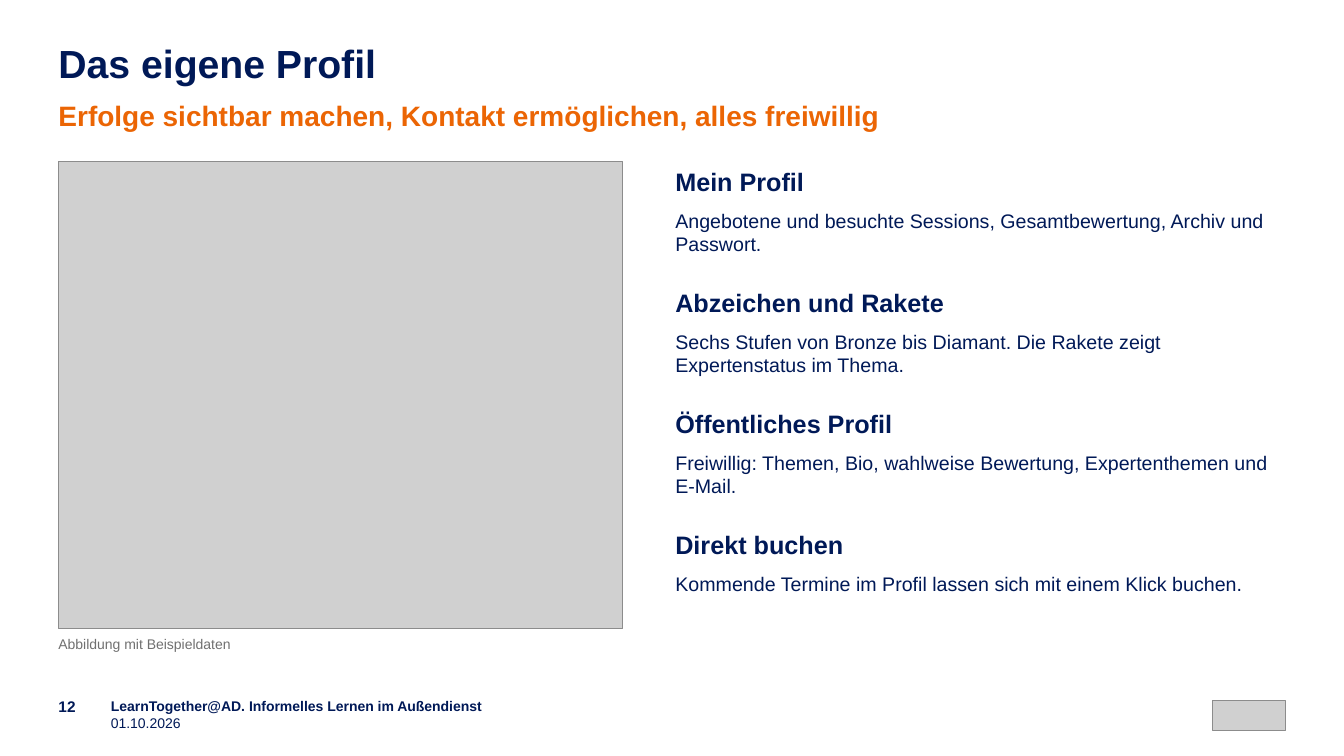
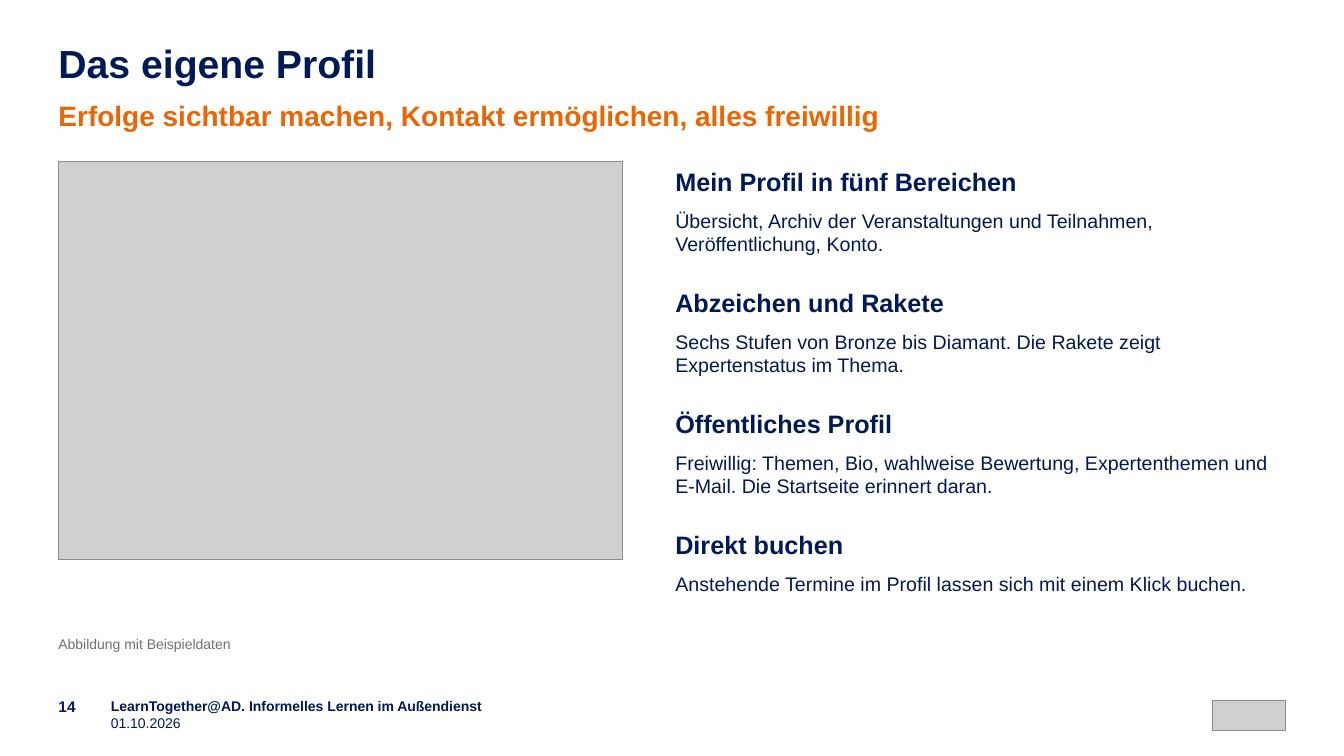
Before and after one commit to emplush/ruv_learntogether, a slide deck: slide 14 of docs/LearnTogether-AD_Praesentation.pptx (slide 12 before the commit). Drawn at 1344x756 pixels with LibreOffice and Linux fonts; fonts in the diff are those of the drawing; grey boxes stand for pictures. Boxes give left, top, right and bottom in pixels: in the first picture for what was removed or moved away, otherwise in the second. Text is boxed around its words. In the diff, an @@ line names an element or a change of style, - is before the commit and + after.

```diff
--- a/docs/LearnTogether-AD_Praesentation.pptx
+++ b/docs/LearnTogether-AD_Praesentation.pptx
@@ picture resized from (x1=58, y1=161, x2=623, y2=629) to (x1=58, y1=161, x2=623, y2=560) @@
@@ text at (x1=675, y1=172, x2=1017, y2=192): text changed @@
-Mein Profil
+Mein Profil in fünf Bereichen
@@ text at (x1=675, y1=212, x2=1153, y2=255): text changed @@
-Angebotene und besuchte Sessions, Gesamtbewertung, Archiv und Passwort.
+Übersicht, Archiv der Veranstaltungen und Teilnahmen, Veröffentlichung, Konto.
@@ text at (x1=675, y1=455, x2=1267, y2=494): text changed @@
-Freiwillig: Themen, Bio, wahlweise Bewertung, Expertenthemen und E-Mail.
+Freiwillig: Themen, Bio, wahlweise Bewertung, Expertenthemen und E-Mail. Die Startseite erinnert daran.
@@ text at (x1=675, y1=576, x2=1247, y2=592): text changed @@
-Kommende Termine im Profil lassen sich mit einem Klick buchen.
+Anstehende Termine im Profil lassen sich mit einem Klick buchen.
@@ text at (x1=58, y1=701, x2=75, y2=712): text changed @@
-12
+14
```
Also in this commit, not shown: 15 other slides changed, 2 slides added.
